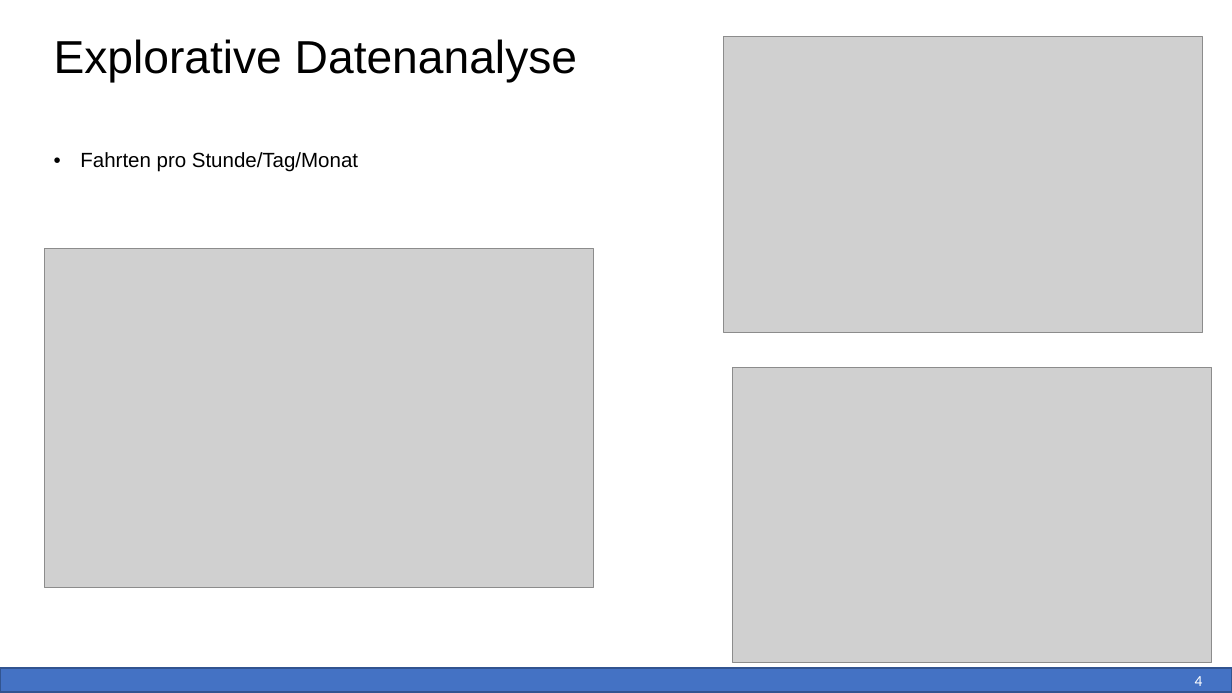
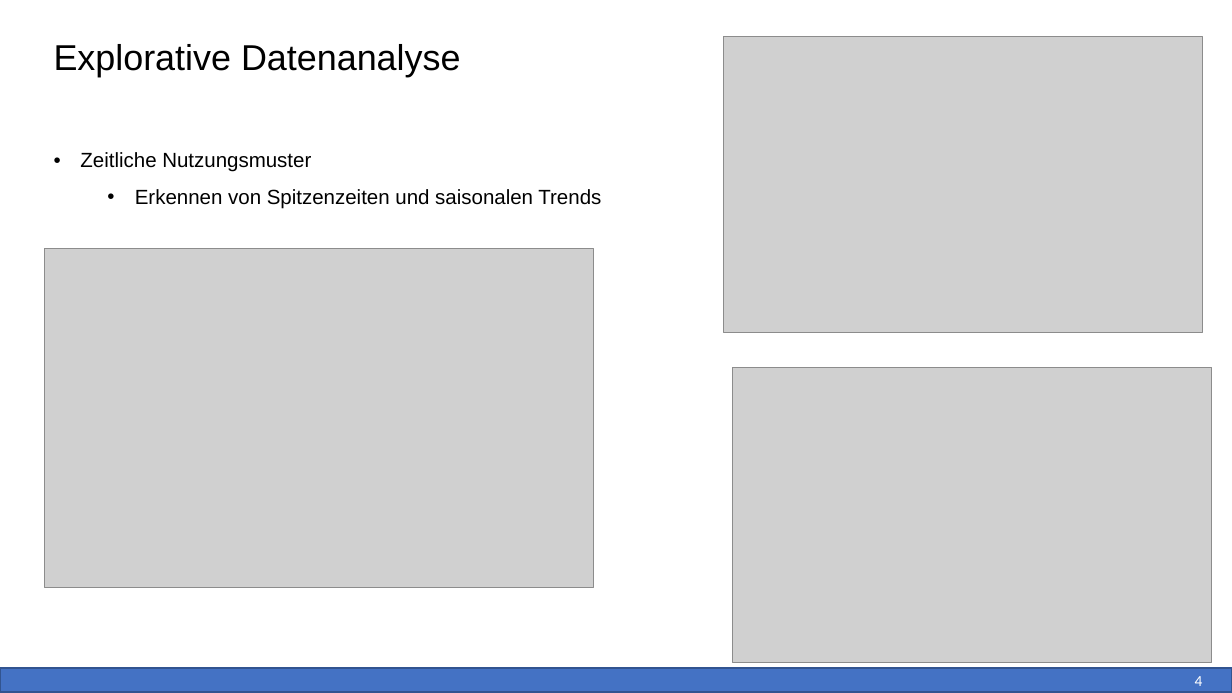
Before and after one commit to ablat1329/citibike_accident_analysis, a slide deck: slide 4 of CitiBike Risikoanalyse & Modellierung.pptx. Drawn at 1232x693 pixels with LibreOffice and Linux fonts; fonts in the diff are those of the drawing; grey boxes stand for pictures. Boxes give left, top, right and bottom in pixels: in the first picture for what was removed or moved away, otherwise in the second. Text is boxed around its words. In the diff, an @@ line names an element or a change of style, - is before the commit and + after.

```diff
--- a/CitiBike Risikoanalyse & Modellierung.pptx
+++ b/CitiBike Risikoanalyse & Modellierung.pptx
@@ title "Explorative Datenanalyse" at (54, 44, 461, 77): size 36 to 28 pt @@
@@ text at (80, 152, 601, 209): text changed @@
-• Fahrten pro Stunde/Tag/Monat
+• Zeitliche Nutzungsmuster
+    • Erkennen von Spitzenzeiten und saisonalen Trends
```
Also in this commit, not shown: 9 other slides changed.
